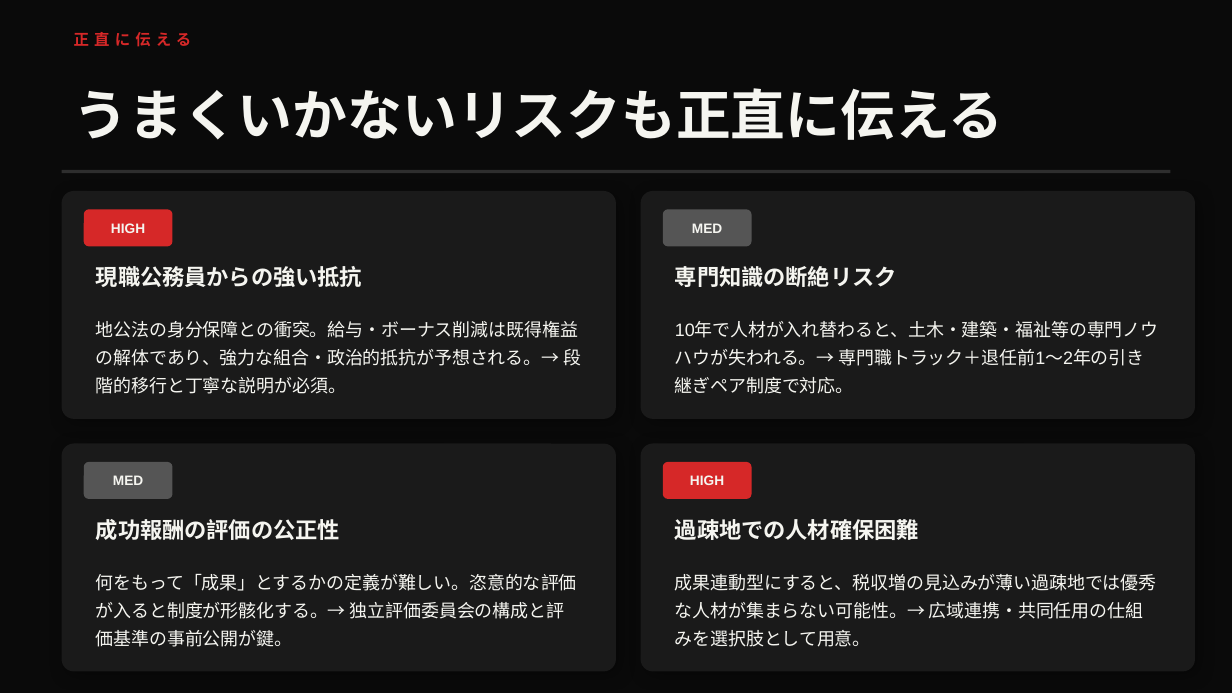
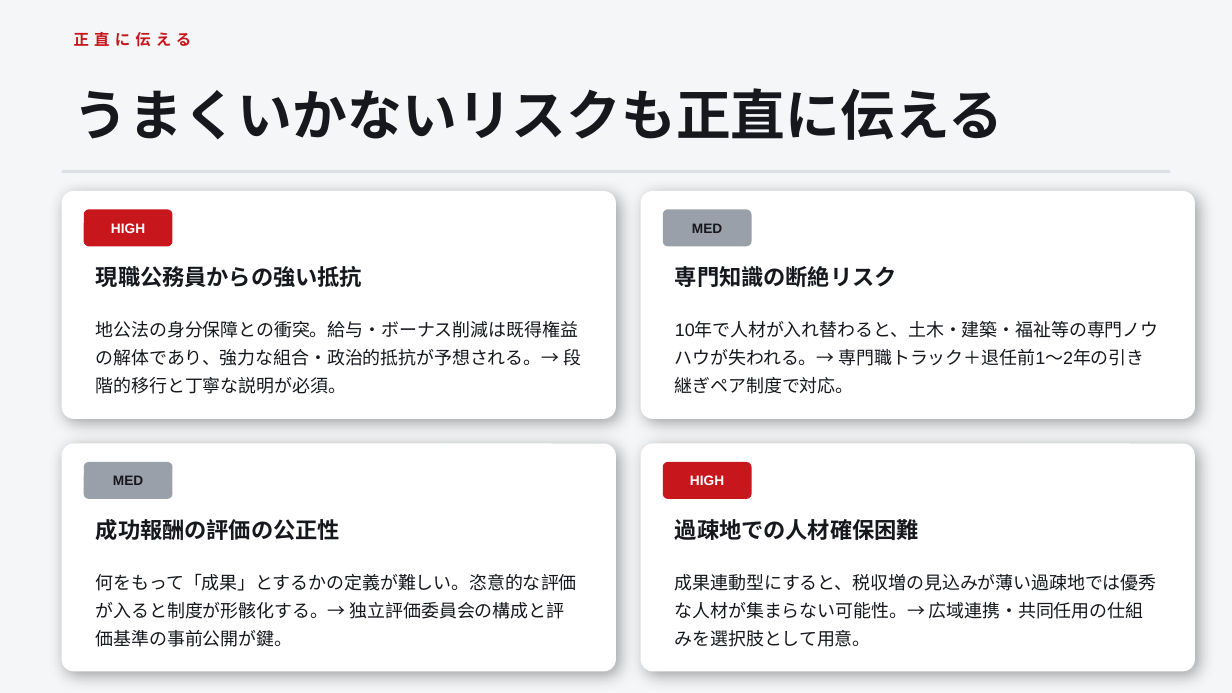
Before and after one commit to penny-wise-rgb/reboot-japan, a slide deck: slide 18 of policy/proposal_002.pptx. Drawn at 1232x693 pixels with LibreOffice and Linux fonts; fonts in the diff are those of the drawing. Boxes give left, top, right and bottom in pixels: in the first picture for what was removed or moved away, otherwise in the second. Text is boxed around its words. In the diff, an @@ line names an element or a change of style, - is before the commit and + after.

```diff
--- a/policy/proposal_002.pptx
+++ b/policy/proposal_002.pptx
@@ background #0A0A0A to #F5F6F8 @@
@@ text "正直に伝える" at [74,32,192,47]: text colour #D62828 to #C8161D @@
@@ rectangle at [62,170,1170,174]: fill #2E2E2E to #DDE0E6 @@
@@ text "HIGH" at [111,223,145,233]: text colour #F5F5F0 to #FFFFFF @@
@@ rounded rectangle at [84,209,172,246]: fill #D62828 to #C8161D @@
@@ rounded rectangle at [663,209,752,246]: fill #555555 to #9AA0AA @@
@@ fill #1A1A1A to #FFFFFF in 4 elements at [62,191,616,419], [641,191,1195,419], [62,444,616,671], [641,444,1195,671] @@
@@ rounded rectangle at [84,462,172,499]: fill #555555 to #9AA0AA @@
@@ text "HIGH" at [690,475,724,485]: text colour #F5F5F0 to #FFFFFF @@
@@ rounded rectangle at [663,462,752,499]: fill #D62828 to #C8161D @@
@@ text colour #F5F5F0 to #16181D in 11 elements at [74,88,1004,140], [96,266,362,287], [96,321,581,394], [692,224,722,233], [675,266,897,287], [675,322,1159,394], [113,476,143,485], [96,519,340,540], [96,573,577,647], [675,519,919,540], [675,574,1157,647] @@
```
Also in this commit, not shown: 19 other slides changed, 12 other files.
